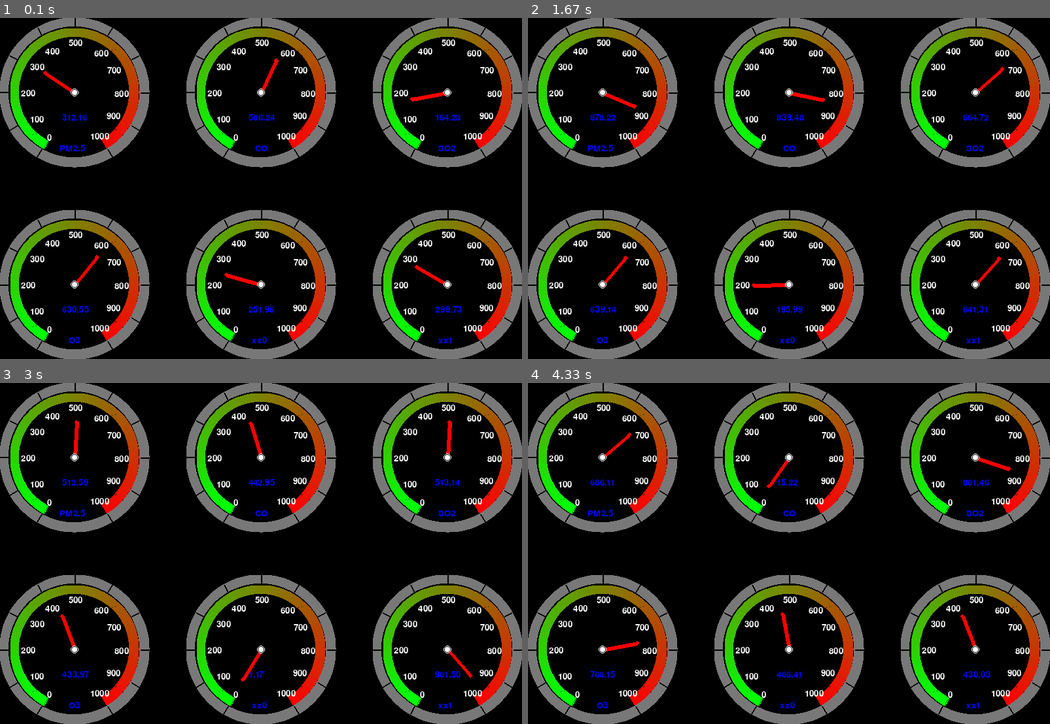
Above: before the commit, frames 1-4 (two rows, left to right).
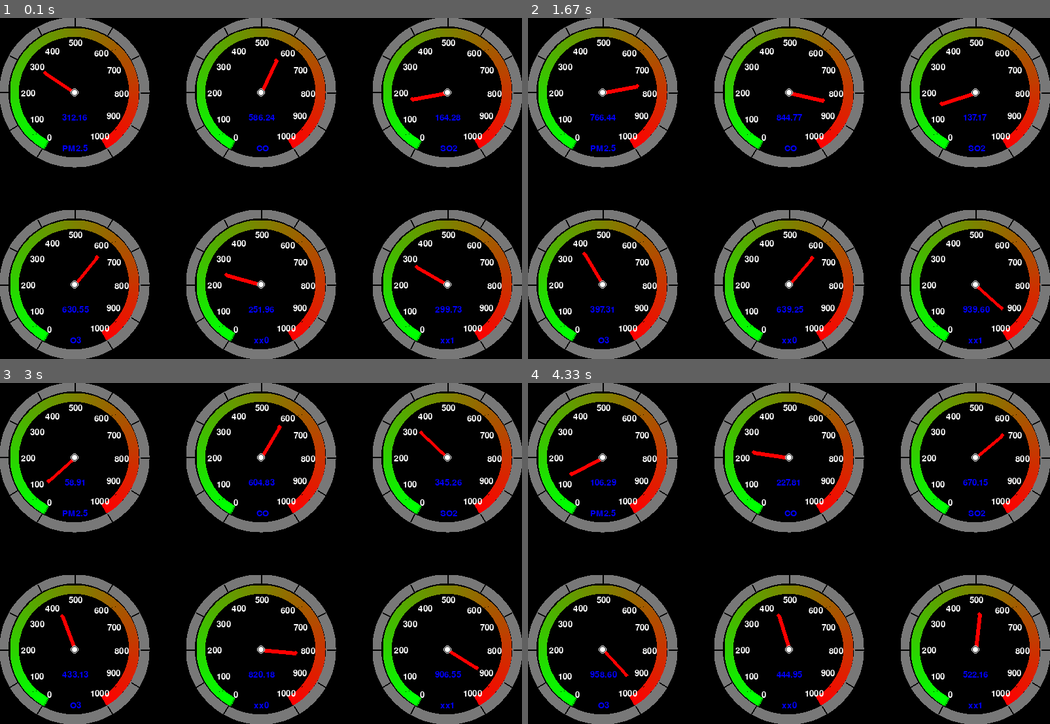
Above: after the commit, the same moments.

Repository: zhangsheng377/air_monitor
Game: pygame game, started from sensor/raspberrypi/test_pygame.py
The game is run twice, just before and just after one commit, with the same random seed, the same clock (stepped at 60 frames per second) and the same inputs. The source is Python 2; it was converted automatically to run under Python 3.
Inputs:
- Up to frame 1 (0.1 s): no input
- Up to frame 2 (1.67 s): no input
- Up to frame 3 (3 s): no input
- Up to frame 4 (4.33 s): no input

The runs differ from the first frame. In frame 1, 0.3% of the frame differs, in the area x 11-88%, y 37-96%; in frame 2, 1.3%; in frame 3, 1.2%; in frame 4, 1.4%, in the area x 7-93%, y 14-96%.

Commit message:
把仪表盘名字和示数居中了

Diff:
--- a/sensor/raspberrypi/dashboard.py
+++ b/sensor/raspberrypi/dashboard.py
@@ -35,14 +35,17 @@
         self.draw_scale(self.least, self.highest, self.line_width, self.color_bg, color.white)
         self.draw_needle(value, color.red)
 
-        text_value = self.font.render("%.2f" % value, True, color.blue)
+        str_value = "%.2f" % value
+        text_value = self.font.render(str_value, True, color.blue)
         distance_text_value = self.radius - self.line_width - self.arc_width - self.font_width * 2 - (self.gap) * 6
-        self.surface.blit(text_value, (self.position[0] - self.font_width, self.position[1] + distance_text_value))
+        # self.surface.blit(text_value, (self.position[0] - self.font_width, self.position[1] + distance_text_value))
+        self.surface.blit(text_value, (
+            self.position[0] - len(str_value) * self.font_width / 6, self.position[1] + distance_text_value))
 
         text_name = self.font.render(str(self.name), True, color.blue)
         distance_text_name = self.radius - self.line_width - self.gap - self.font_width
         self.surface.blit(text_name, (
-        self.position[0] - len(self.name) * self.font_width / 4, self.position[1] + distance_text_name))
+            self.position[0] - len(self.name) * self.font_width / 5, self.position[1] + distance_text_name))
 
     def draw_blendcolor_arc(self, radius, width, color_start, color_end, degree_start, degree_stop, step):
         color_gap = (color_end.r - color_start.r, color_end.g - color_start.g, color_end.b - color_start.b)
--- a/sensor/raspberrypi/test_pygame.py
+++ b/sensor/raspberrypi/test_pygame.py
@@ -63,4 +63,4 @@
 
     pygame.display.flip()
     # pygame.time.delay(100)
-    clock.tick(10)
+    clock.tick(5)
